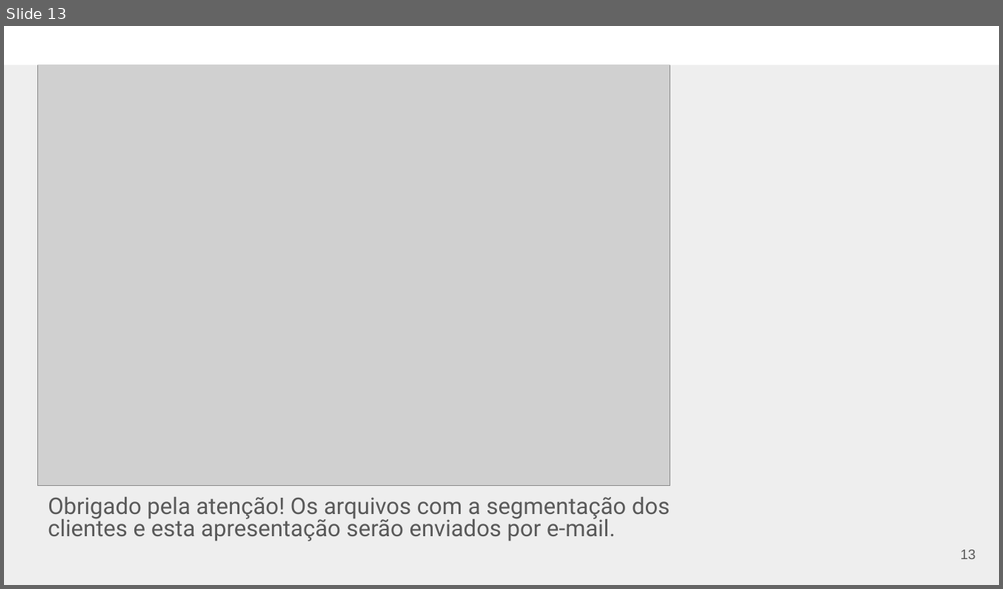
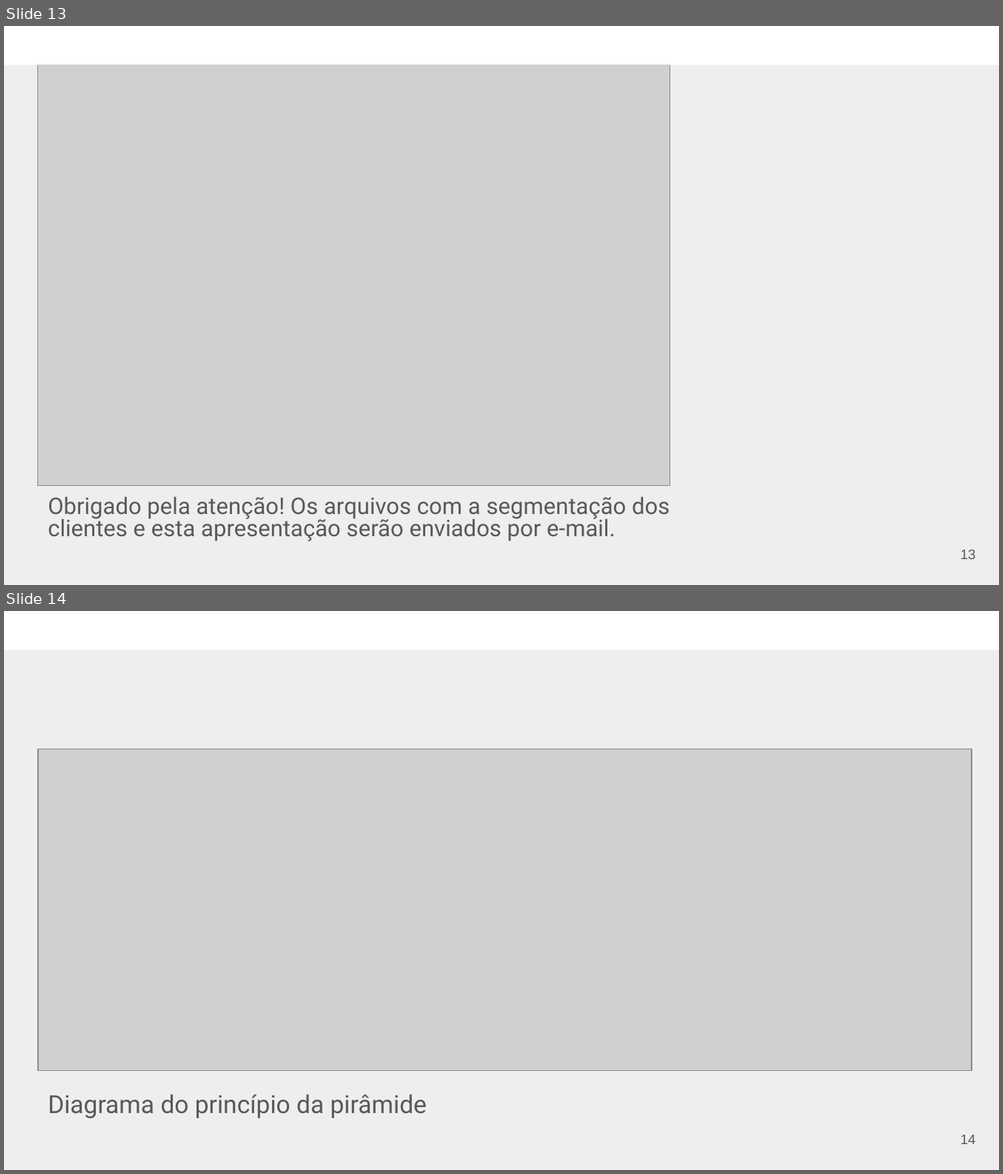
Before and after one commit to datalopes1/warehouse_rfv, a slide deck: doc/slides.pptx. Shown one above the other, each under a label of ours: slide 13 before the commit, slides 13 and 14 after it. The pictures are 1003x589 and 1003x1174 pixels, drawn with LibreOffice and Linux fonts; fonts in the diff are those of the drawing; grey boxes stand for pictures. Boxes give left, top, right and bottom in pixels: in the first picture for what was removed or moved away, otherwise in the second. Text is boxed around its words. In the diff, an @@ line names an element or a change of style, - is before the commit and + after.

```diff
--- a/doc/slides.pptx
+++ b/doc/slides.pptx
@@ slide 14 added at (x1=4, y1=611, x2=999, y2=1170), background #EEEEEE @@
@@ rectangle added at (x1=4, y1=611, x2=999, y2=649), fill #FFFFFF @@
@@ picture added at (x1=38, y1=749, x2=972, y2=1071) @@
@@ text added at (x1=48, y1=1095, x2=427, y2=1119), 18 pt, text #595959 @@
+Diagrama do princípio da pirâmide
@@ page number added at (x1=960, y1=1135, x2=976, y2=1145), 10 pt, text #595959 @@
+14
```
Also in this commit, not shown: 1 slide changed, 1 other slide added, 1 other file.
